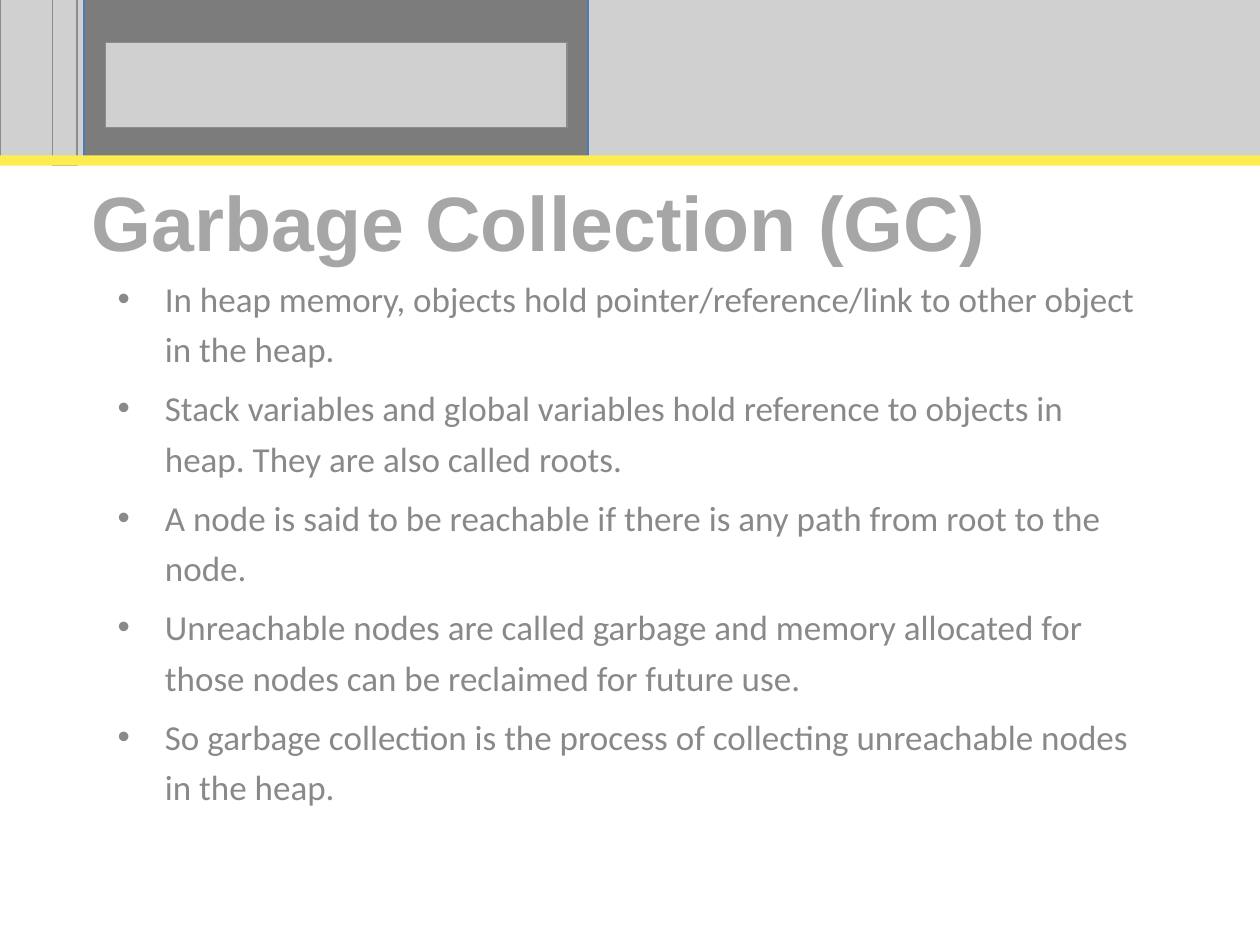
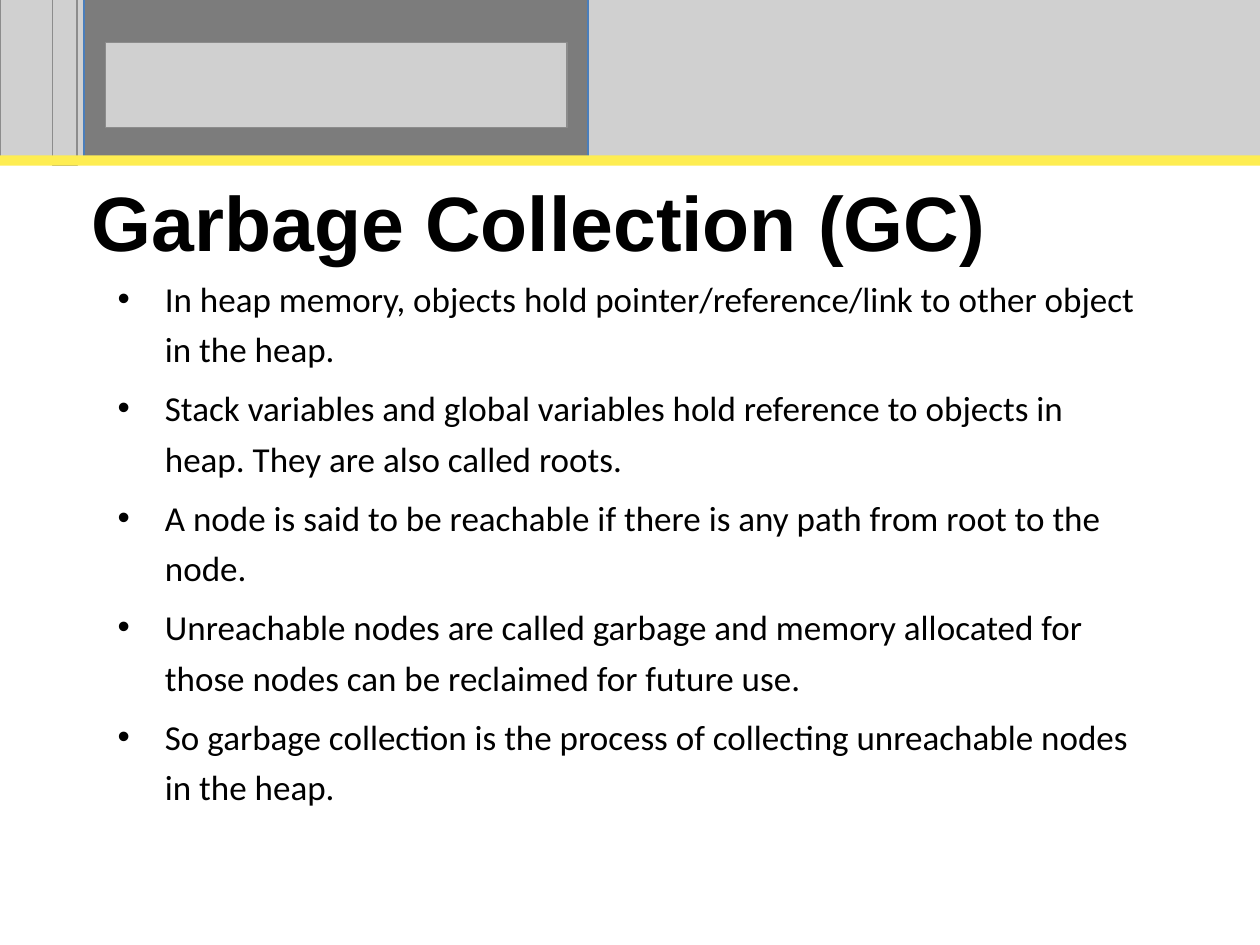
Before and after one commit to perpetualcoder/thesis, a slide deck: slide 2 of thesisppt/defense.ppt. Drawn at 1260x945 pixels with LibreOffice and Linux fonts; fonts in the diff are those of the drawing; grey boxes stand for pictures. Boxes give left, top, right and bottom in pixels: in the first picture for what was removed or moved away, otherwise in the second. Text is boxed around its words. In the diff, an @@ line names an element or a change of style, - is before the commit and + after.

```diff
--- a/thesisppt/defense.ppt
+++ b/thesisppt/defense.ppt
@@ title "Garbage Collection (GC)" at (x1=92, y1=195, x2=985, y2=266): text colour #A6A6A6 to #000000 @@
@@ subtitle "In heap memory, objects hold ..." at (x1=165, y1=287, x2=1134, y2=806): text colour #898989 to #000000; bullet colour #898989 to #000000 @@
```
Also in this commit, not shown: 3 other slides changed, 1 slide added, 1 slide removed, 3 other files.
